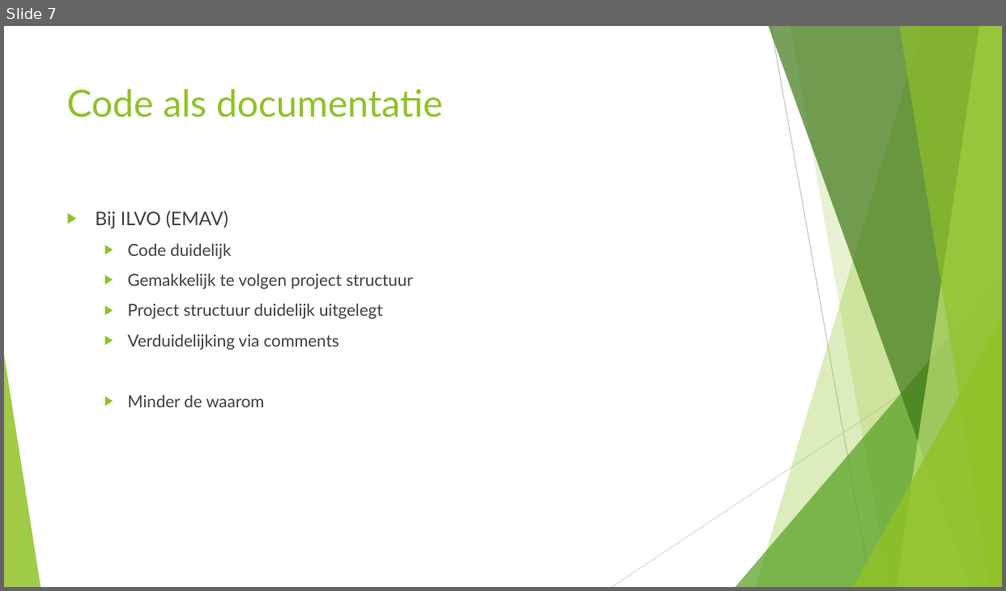
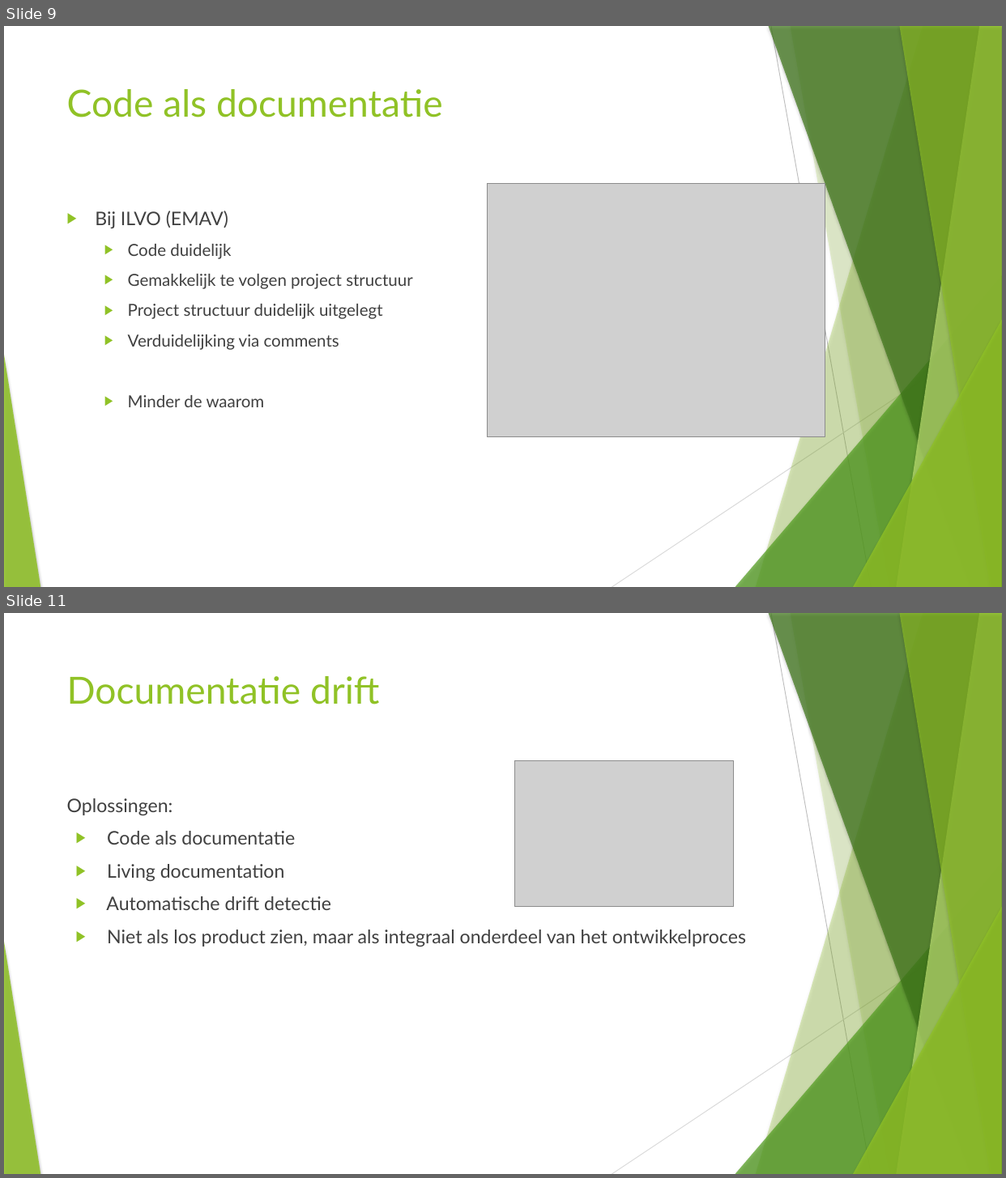
Before and after one commit to kodarakK/hogent-bachproef-caradocroetynck2526, a slide deck: Bachelorproef verdediging.pptx. Shown one above the other, each under a label of ours: slide 7 before the commit, slides 9 and 11 after it; the slides between them are not shown. The pictures are 1006x591 and 1006x1178 pixels, drawn with LibreOffice and Linux fonts; fonts in the diff are those of the drawing; grey boxes stand for pictures. Boxes give left, top, right and bottom in pixels: in the first picture for what was removed or moved away, otherwise in the second. Text is boxed around its words. In the diff, an @@ line names an element or a change of style, - is before the commit and + after.

```diff
--- a/Bachelorproef verdediging.pptx
+++ b/Bachelorproef verdediging.pptx
@@ slide 11 added at bbox=[4, 613, 1002, 1174], background #FFFFFF; not listed: 10 template elements that a slide beside it also shows @@
@@ title added at bbox=[67, 676, 379, 705], 36 pt, text #90C226 @@
+Documentatie drift
@@ picture added at bbox=[514, 761, 733, 907] @@
@@ text added at bbox=[67, 798, 746, 947], 18 pt, text #404040 @@
+Oplossingen:
+▶ Code als documentatie
+▶ Living documentation
+▶ Automatische drift detectie
+▶ Niet als los product zien, maar als integraal onderdeel van het ontwikkelproces
@@ what was slide 7 is now slide 9 @@
@@ slide 9 changed as well @@
@@ freeform shape at bbox=[790, 26, 1002, 587]: shadow on; outline redrawn @@
@@ picture added at bbox=[487, 184, 825, 437] @@
@@ shadow on in 7 elements at bbox=[756, 26, 1002, 587], bbox=[735, 275, 1002, 587], bbox=[769, 26, 1002, 587], bbox=[897, 26, 1002, 587], bbox=[899, 26, 1002, 587], bbox=[853, 320, 1002, 587], bbox=[4, 355, 40, 587] @@
```
Also in this commit, not shown: 11 other slides changed, 3 other slides added, 1 slide removed, 1 other file.
